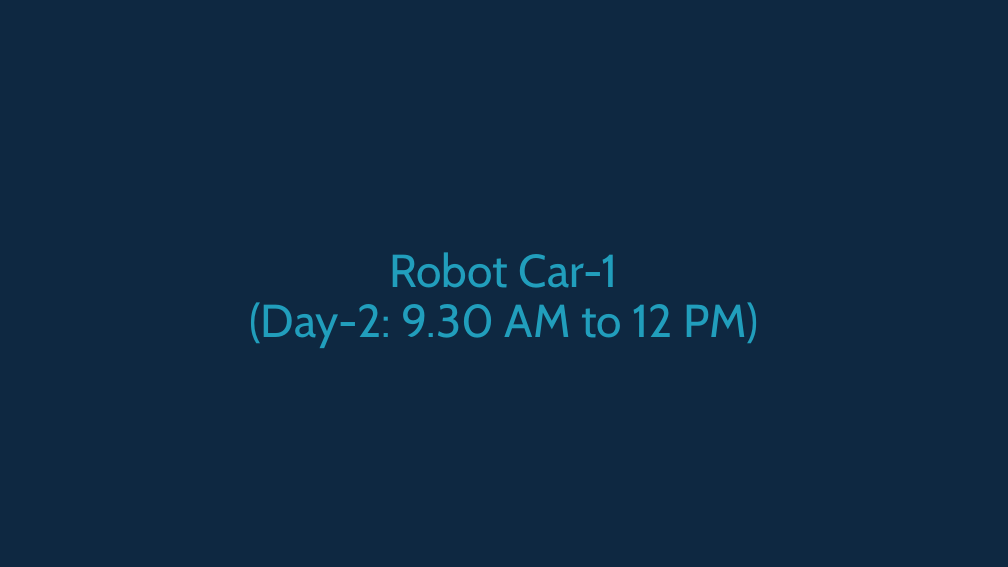
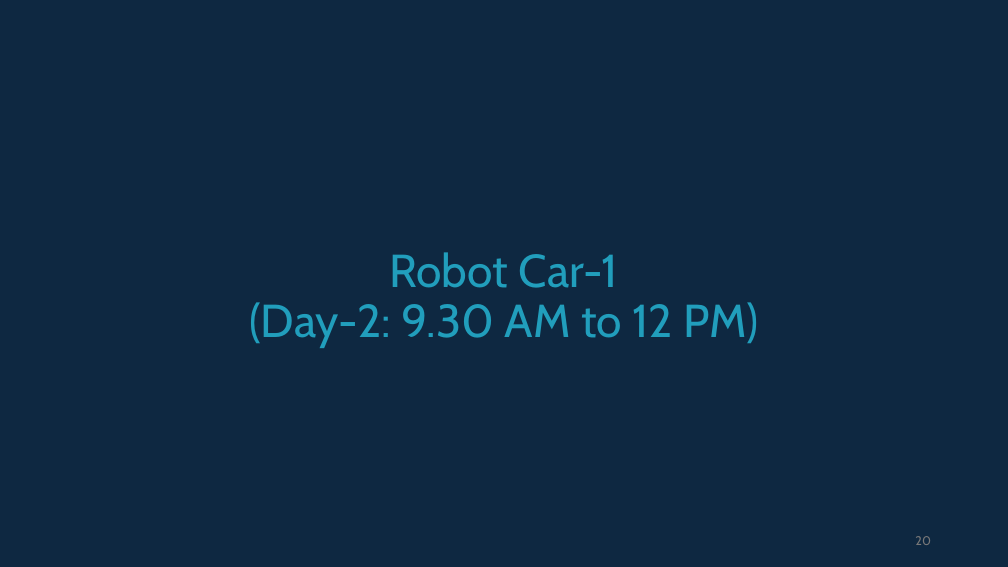
Before and after one commit to info-zas/Training, a slide deck: slide 20 of GPREC/ZAS_Robotics_TrainingSchedule.pptx (slide 18 before the commit). Drawn at 1008x567 pixels with LibreOffice and Linux fonts; fonts in the diff are those of the drawing. Boxes give left, top, right and bottom in pixels: in the first picture for what was removed or moved away, otherwise in the second. Text is boxed around its words. In the diff, an @@ line names an element or a change of style, - is before the commit and + after.

```diff
--- a/GPREC/ZAS_Robotics_TrainingSchedule.pptx
+++ b/GPREC/ZAS_Robotics_TrainingSchedule.pptx
@@ page number added at (915, 536, 931, 545), 12 pt, text #797979 @@
+20
```
Also in this commit, not shown: 23 other slides changed, 2 slides added, 2 other files.
